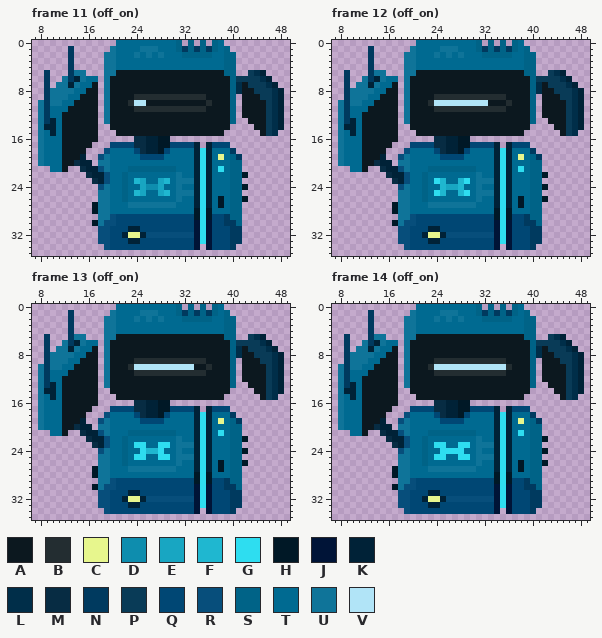
Two states of a pixel-art file, Assets/Resources/new aseprite/objects/interactives/computers/module_station.aseprite. Above: the version before the commit.
60x36 pixels, 30 frames. Colours within 5 levels of each other are drawn and written as one. Shown: frame 11 (off_on): x 7..49, y 0..35; frame 12 (off_on): x 7..49, y 0..35; frame 13 (off_on): x 7..49, y 0..35; frame 14 (off_on): x 7..49, y 0..35. The commit also changed other frames, which this record leaves out.
Palette (. is transparent): A #0c181f  B #232d31  C #e7f68d  D #0e8dae  E #18a6c2  F #1fb7d0  G #2eddf0  H #001826  J #001437  K #002237  L #002e49  M #072c43  N #003a5f  P #093b57  Q #004774  R #074e7b  S #006387  T #006a91  U #0f7499  V #b1e4f7
After:
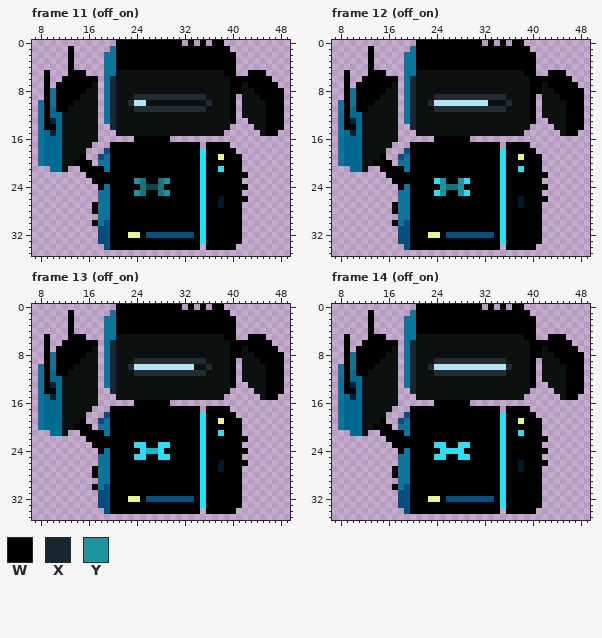
Colours new in this view: W #000000  X #18272f  Y #1f93a0
Change:
layer "...em/.R. em" now shown
layer "...em/.L. em" now shown
layer "...em/.U. em" now shown
layer "...em/.U. screen Copy" now shown
layer "...em/.U. cmd Copy" now shown
layer "...em/.L. screen Copy Copy" now shown
layer "...em/.R. screen Copy Copy Copy" now shown
colour A: #0c181f -> #0c1011
colour D: #0e8dae -> #0e4449
colour E: #18a6c2 -> #18727c
Changed rows in their new state; - is a pixel that keeps its letter.
Frame 11 (off_on):
first column x 9:
 0 ------------WWWWWWWWWWW-W-W-WW----------
 1 ----W-------WWWWWWWWWWWWWWWWWWW---------
 2 ----W-------WWWWWWWWWWWWWWWWWWWW--------
 3 ----W-------WWWWWWWWWWWWWWWWWWWW--------
 4 ----W-------WWWWWWWWWWWWWWWWWWWW--------
 5 W---WWW-----------------------WW--WWW---
 6 W--WWWWWW--X-------------------WWWWWWW--
 7 W-WWWWWW---X-------------------WW-WWWWW-
 8 W-WWWWW----X-------------------WW--WWWWW
 9 W-WWWW-----X-------------------W----WWWW
10 W-WWW------X-------------------W-----WWW
11 W-WW-------X-------------------W-----WWW
12 W----------X-------------------W-----WWW
13 W----------X-------------------W-----WWW
14 WW---------X-------------------------WWW
15 -------------------------------------WW-
16 ---------------WWWWWW-------------------
17 -----------WWWWWWWWWWWWWWW-WWWW---------
18 -----------WWWWWWWWWWWWWWW-WWWWW--------
19 ------W----WWWWWWWWWWWWWWW-WW-WWW-------
20 -----WWW---WWWWWWWWWWWWWWW-WWWWWW-------
21 ------WWWW-WWWWWWWWWWWWWWW-WW-WWW-------
22 -------WWWWWWWWWWWWWWWWWWW-WWWWWWW------
23 --------WWWWWWWY-WW-YWWWWW-WWWWWW-------
24 ---------W-WWWWW----WWWWWW-WWWWWWW------
25 -----------WWWWY-WW-YWWWWW-WWWWWW-------
26 -----------WWWWWWWWWWWWWWW-WW-WWWW------
27 --------W--WWWWWWWWWWWWWWW-WW-WWW-------
28 --------W--WWWWWWWWWWWWWWW-WWWWWW-------
29 -----------WWWWWWWWWWWWWWW-WWWWWW-------
30 --------W--WWWWWWWWWWWWWWW-WWWWWW-------
31 -----------WWWWWWWWWWWWWWW-WWWWWW-------
32 -----------WWW--W--------W-WWWWWW-------
33 -----------WWWWWWWWWWWWWWW-WWWWWW-------
34 -----------WWWWWWWWWWWWWWW-WWWWW--------
Frame 12 (off_on):
first column x 9:
 0 ------------WWWWWWWWWWW-W-W-WW----------
 1 ----W-------WWWWWWWWWWWWWWWWWWW---------
 2 ----W-------WWWWWWWWWWWWWWWWWWWW--------
 3 ----W-------WWWWWWWWWWWWWWWWWWWW--------
 4 ----W-------WWWWWWWWWWWWWWWWWWWW--------
 5 W---WWW-----------------------WW--WWW---
 6 W--WWWWWW--X-------------------WWWWWWW--
 7 W-WWWWWW---X-------------------WW-WWWWW-
 8 W-WWWWW----X-------------------WW--WWWWW
 9 W-WWWW-----X-------------------W----WWWW
10 W-WWW------X-------------------W-----WWW
11 W-WW-------X-------------------W-----WWW
12 W----------X-------------------W-----WWW
13 W----------X-------------------W-----WWW
14 WW---------X-------------------------WWW
15 -------------------------------------WW-
16 ---------------WWWWWW-------------------
17 -----------WWWWWWWWWWWWWWW-WWWW---------
18 -----------WWWWWWWWWWWWWWW-WWWWW--------
19 ------W----WWWWWWWWWWWWWWW-WW-WWW-------
20 -----WWW---WWWWWWWWWWWWWWW-WWWWWW-------
21 ------WWWW-WWWWWWWWWWWWWWW-WW-WWW-------
22 -------WWWWWWWWWWWWWWWWWWW-WWWWWWW------
23 --------WWWWWWW-YWWY-WWWWW-WWWWWW-------
24 ---------W-WWWWWY--YWWWWWW-WWWWWWW------
25 -----------WWWW-YWWY-WWWWW-WWWWWW-------
26 -----------WWWWWWWWWWWWWWW-WW-WWWW------
27 --------W--WWWWWWWWWWWWWWW-WW-WWW-------
28 --------W--WWWWWWWWWWWWWWW-WWWWWW-------
29 -----------WWWWWWWWWWWWWWW-WWWWWW-------
30 --------W--WWWWWWWWWWWWWWW-WWWWWW-------
31 -----------WWWWWWWWWWWWWWW-WWWWWW-------
32 -----------WWW--W--------W-WWWWWW-------
33 -----------WWWWWWWWWWWWWWW-WWWWWW-------
34 -----------WWWWWWWWWWWWWWW-WWWWW--------
Frame 13 (off_on):
first column x 9:
 0 ------------WWWWWWWWWWW-W-W-WW----------
 1 ----W-------WWWWWWWWWWWWWWWWWWW---------
 2 ----W-------WWWWWWWWWWWWWWWWWWWW--------
 3 ----W-------WWWWWWWWWWWWWWWWWWWW--------
 4 ----W-------WWWWWWWWWWWWWWWWWWWW--------
 5 W---WWW-----------------------WW--WWW---
 6 W--WWWWWW--X-------------------WWWWWWW--
 7 W-WWWWWW---X-------------------WW-WWWWW-
 8 W-WWWWW----X-------------------WW--WWWWW
 9 W-WWWW-----X-------------------W----WWWW
10 W-WWW------X-------------------W-----WWW
11 W-WW-------X-------------------W-----WWW
12 W----------X-------------------W-----WWW
13 W----------X-------------------W-----WWW
14 WW---------X-------------------------WWW
15 -------------------------------------WW-
16 ---------------WWWWWW-------------------
17 -----------WWWWWWWWWWWWWWW-WWWW---------
18 -----------WWWWWWWWWWWWWWW-WWWWW--------
19 ------W----WWWWWWWWWWWWWWW-WW-WWW-------
20 -----WWW---WWWWWWWWWWWWWWW-WWWWWW-------
21 ------WWWW-WWWWWWWWWWWWWWW-WW-WWW-------
22 -------WWWWWWWWWWWWWWWWWWW-WWWWWWW------
23 --------WWWWWWW--WW--WWWWW-WWWWWW-------
24 ---------W-WWWWW----WWWWWW-WWWWWWW------
25 -----------WWWW--WW--WWWWW-WWWWWW-------
26 -----------WWWWWWWWWWWWWWW-WW-WWWW------
27 --------W--WWWWWWWWWWWWWWW-WW-WWW-------
28 --------W--WWWWWWWWWWWWWWW-WWWWWW-------
29 -----------WWWWWWWWWWWWWWW-WWWWWW-------
30 --------W--WWWWWWWWWWWWWWW-WWWWWW-------
31 -----------WWWWWWWWWWWWWWW-WWWWWW-------
32 -----------WWW--W--------W-WWWWWW-------
33 -----------WWWWWWWWWWWWWWW-WWWWWW-------
34 -----------WWWWWWWWWWWWWWW-WWWWW--------
Frame 14 (off_on): the same change as frame 13 (off_on)
Boxes around the changes in both pictures, in picture pixels (x1, y1, x2, y2):
changed: (44, 40, 284, 250)
changed: (344, 40, 584, 250)
changed: (44, 304, 284, 514)
changed: (344, 304, 584, 514)
